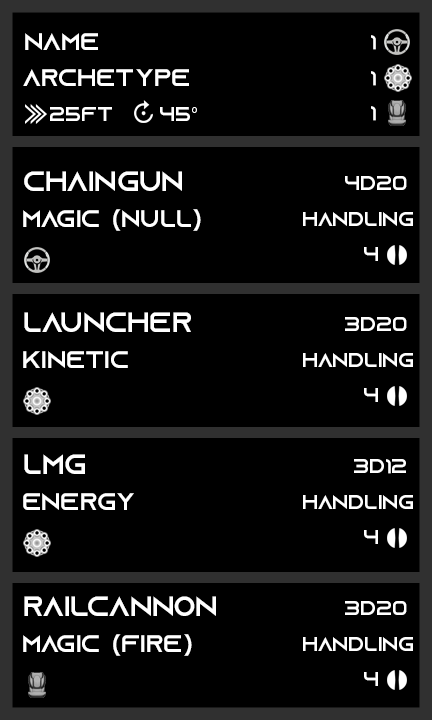
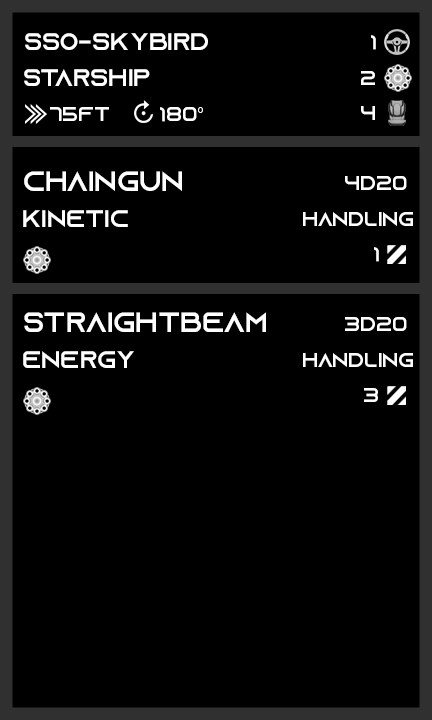
The second 432×720 image is a revision of the first. Changes to its layers:
painted on "Gunner" (1st of 5, in "Description") over [left=361, top=71, right=376, bottom=86]
painted on "Passenger" (1st of 5, in "Description") over [left=361, top=106, right=376, bottom=121]
renamed "45°" to "180°", painted on it over [left=160, top=107, right=203, bottom=122]
renamed "25ft" to "75ft", painted on it over [left=50, top=107, right=112, bottom=121]
painted on "archetype" (1st of 2, in "Description") over [left=23, top=69, right=189, bottom=86]
renamed "name" to "sso-skybird", painted on it over [left=25, top=33, right=208, bottom=50]
hid "Pilot" (2nd of 5, in "Seat 1" › "Seat Compat") over [left=24, top=247, right=50, bottom=273]
showed "Gunner" (2nd of 5, in "Seat 1" › "Seat Compat") over [left=23, top=246, right=51, bottom=274]
showed "Anti Tank" (2nd of 5, in "Seat 1" › "AP") over [left=387, top=245, right=406, bottom=264]
hid "Standard" (2nd of 5, in "Seat 1" › "AP") over [left=387, top=245, right=407, bottom=265]
painted on "AP" (2nd of 8, in "Seat 1" › "AP") over [left=364, top=247, right=379, bottom=262]
painted on "archetype" (2nd of 2, in "Seat 1") over [left=23, top=209, right=201, bottom=231]
showed "Anti Tank" (3rd of 5, in "Seat 2" › "AP") over [left=387, top=386, right=406, bottom=405]
hid "Standard" (3rd of 5, in "Seat 2" › "AP") over [left=387, top=386, right=407, bottom=406]
painted on "AP" (4th of 8, in "Seat 2" › "AP") over [left=364, top=388, right=378, bottom=402]
painted on "Archetype" (1st of 2, in "Seat 2") over [left=23, top=351, right=134, bottom=368]
painted on "Chaingun" (1st of 3, in "Seat 2") over [left=24, top=312, right=266, bottom=332]
renamed "Mod Slot 3" to "Seat 3", hid the group it (13 layers) over [left=12, top=427, right=420, bottom=557]
renamed "Mod Slot 4" to "Seat 4", hid the group it (13 layers) over [left=12, top=572, right=420, bottom=698]
